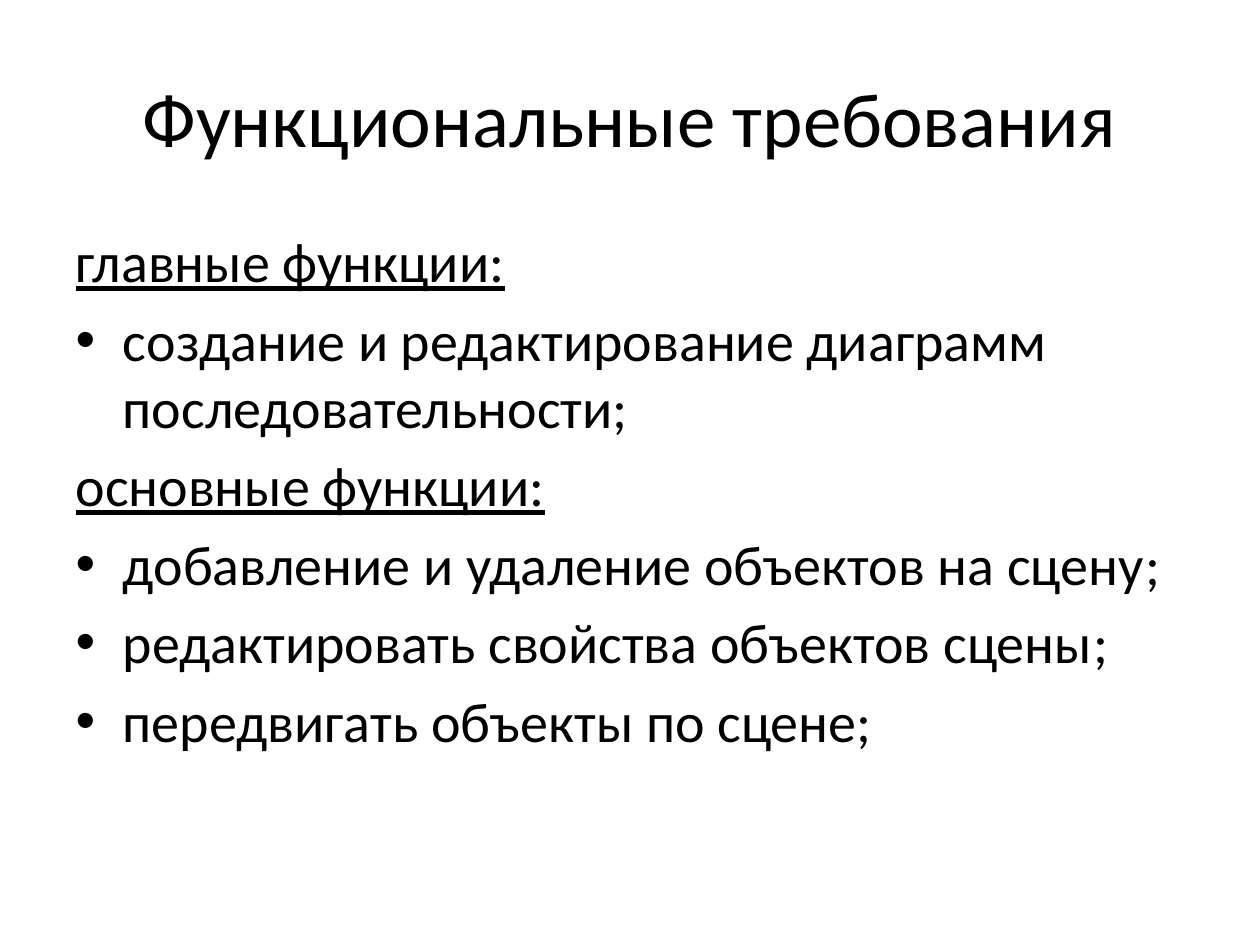
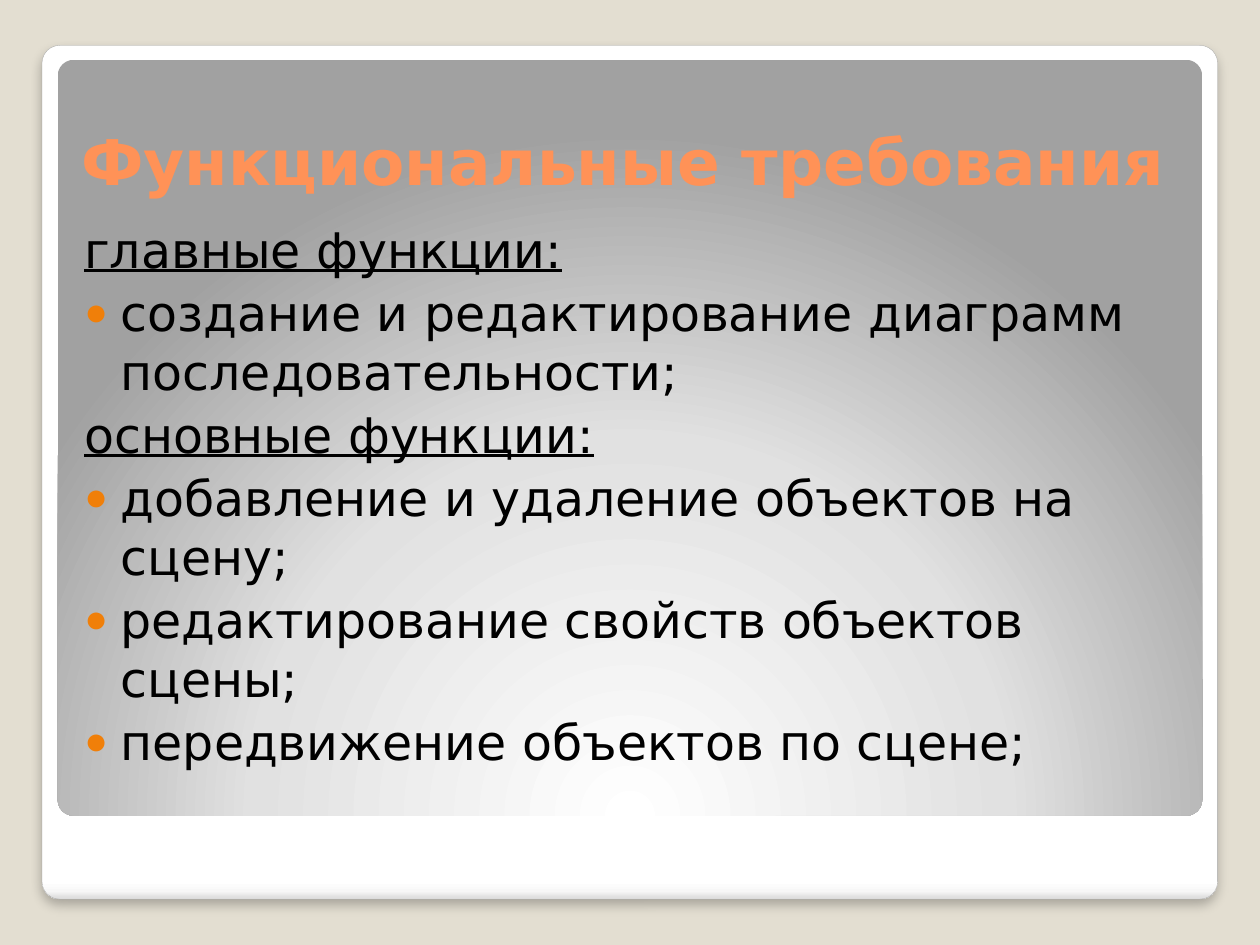
Before and after one commit to ARyaskov/SmilingMoose, a slide deck: slide 3 of Docs/ПрезентацияSumleditor.pptx. Drawn at 1260x945 pixels with LibreOffice and Linux fonts; fonts in the diff are those of the drawing. Boxes give left, top, right and bottom in pixels: in the first picture for what was removed or moved away, otherwise in the second. Text is boxed around its words. In the diff, an @@ line names an element or a change of style, - is before the commit and + after.

```diff
--- a/Docs/ПрезентацияSumleditor.pptx
+++ b/Docs/ПрезентацияSumleditor.pptx
@@ background #FFFFFF to #E3DED1 @@
@@ rounded rectangle added at [42,45,1217,900], fill gradient #FFFFFF to #F7F7F7 to #DADADA, outline #A4A4A4 0.16 pt @@
@@ rounded rectangle added at [58,59,1202,815], fill gradient #FFFFFF to #E1E1E1 to #A2A2A2 @@
@@ title removed at [142,94,1116,160] @@
-Функциональные требования
@@ text "главные функции:": place and size @@
-text "главные функции:" at [76,244,1160,752]
+text "главные функции:" at [84,232,1124,771]
@@ text at [84,232,1124,585]: size 32 to 28 pt, font Calibri to DejaVu Sans in "главные функции:", "создание и редактирование диаграмм последовательности;", "основные функции:", "добавление и удаление объектов на сцену;"; indent changed; less space between paragraphs; bullet • to ● @@
@@ text at [121,600,1026,771]: text changed; size 32 to 28 pt; font Calibri to DejaVu Sans @@
-• редактировать свойства объектов сцены;
-• передвигать объекты по сцене;
+● редактирование свойств объектов сцены;
+● передвижение объектов по сцене;
```
Also in this commit, not shown: 6 other slides changed, 8 slides added, 7 slides removed.
